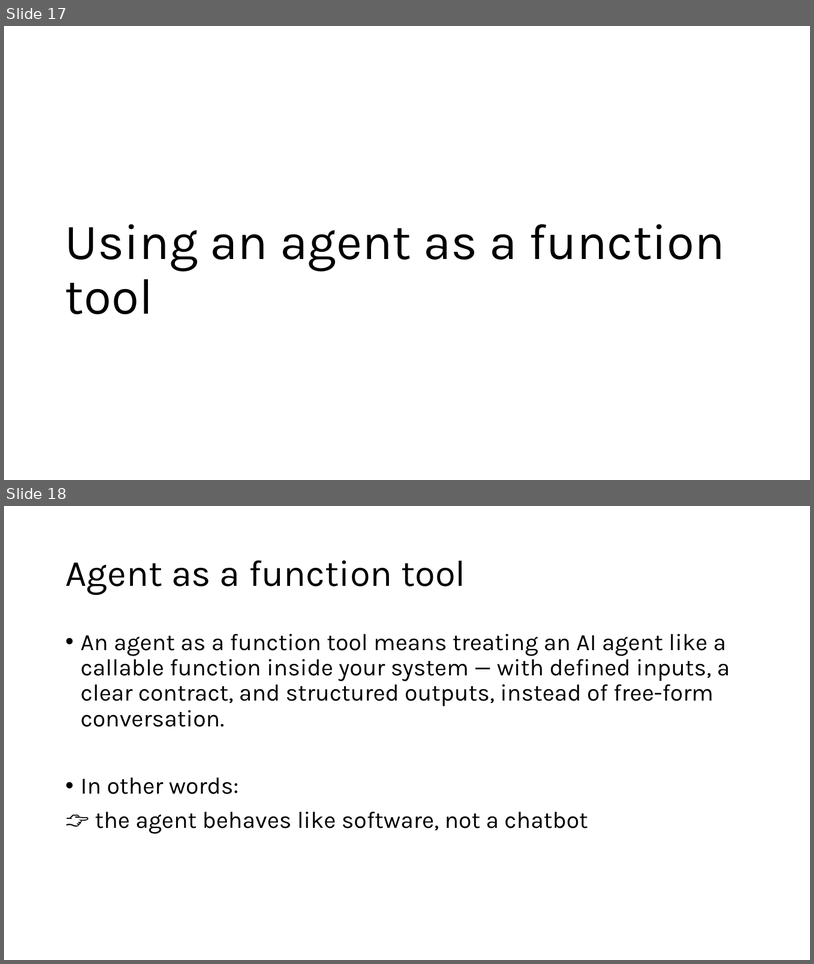
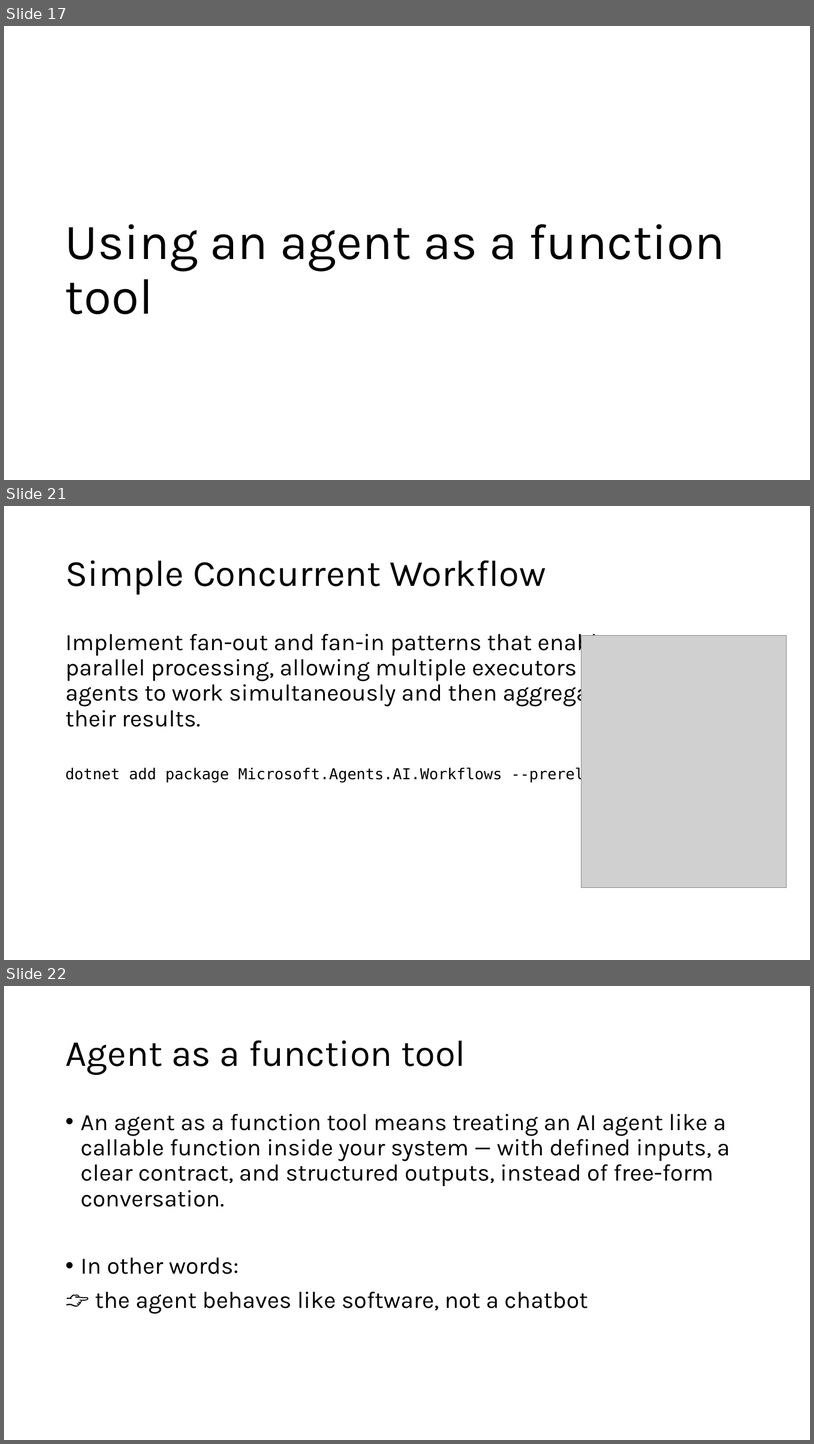
Before and after one commit to mehrthur-teste/NetBCConfJan21, a slide deck: docs/revised.pptx. Shown one above the other, each under a label of ours: slides 17 and 18 before the commit, slides 17, 21 and 22 after it; the slides between them are not shown. The pictures are 814x964 and 814x1444 pixels, drawn with LibreOffice and Linux fonts; fonts in the diff are those of the drawing; grey boxes stand for pictures. Boxes give left, top, right and bottom in pixels: in the first picture for what was removed or moved away, otherwise in the second. Text is boxed around its words. In the diff, an @@ line names an element or a change of style, - is before the commit and + after.

Commit message:
WF in pptx

```diff
--- a/docs/revised.pptx
+++ b/docs/revised.pptx
@@ slide 21 added at box(4, 506, 810, 960), background #FFFFFF @@
@@ title added at box(65, 560, 546, 595), 44 pt, text #000000 @@
+Simple Concurrent Workflow
@@ text added at box(65, 634, 611, 727), 28 pt, text #000000 @@
+Implement fan-out and fan-in patterns that enable parallel processing, allowing multiple executors or agents to work simultaneously and then aggregate their results.
@@ picture added at box(582, 636, 787, 888) @@
@@ text added at box(65, 766, 621, 783), 18 pt, text #000000 @@
+dotnet add package Microsoft.Agents.AI.Workflows --prerelease
@@ what was slide 18 is now slide 22 @@
```
Also in this commit, not shown: 3 other slides added.
